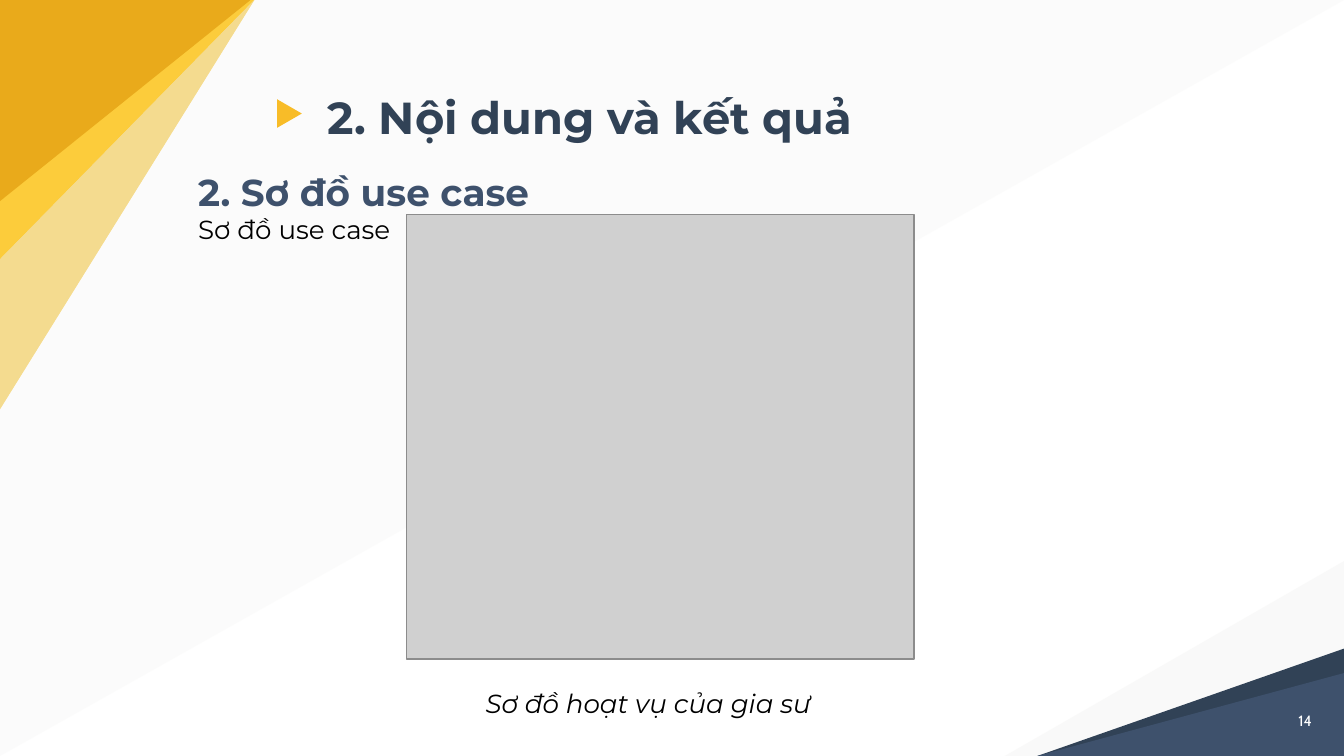
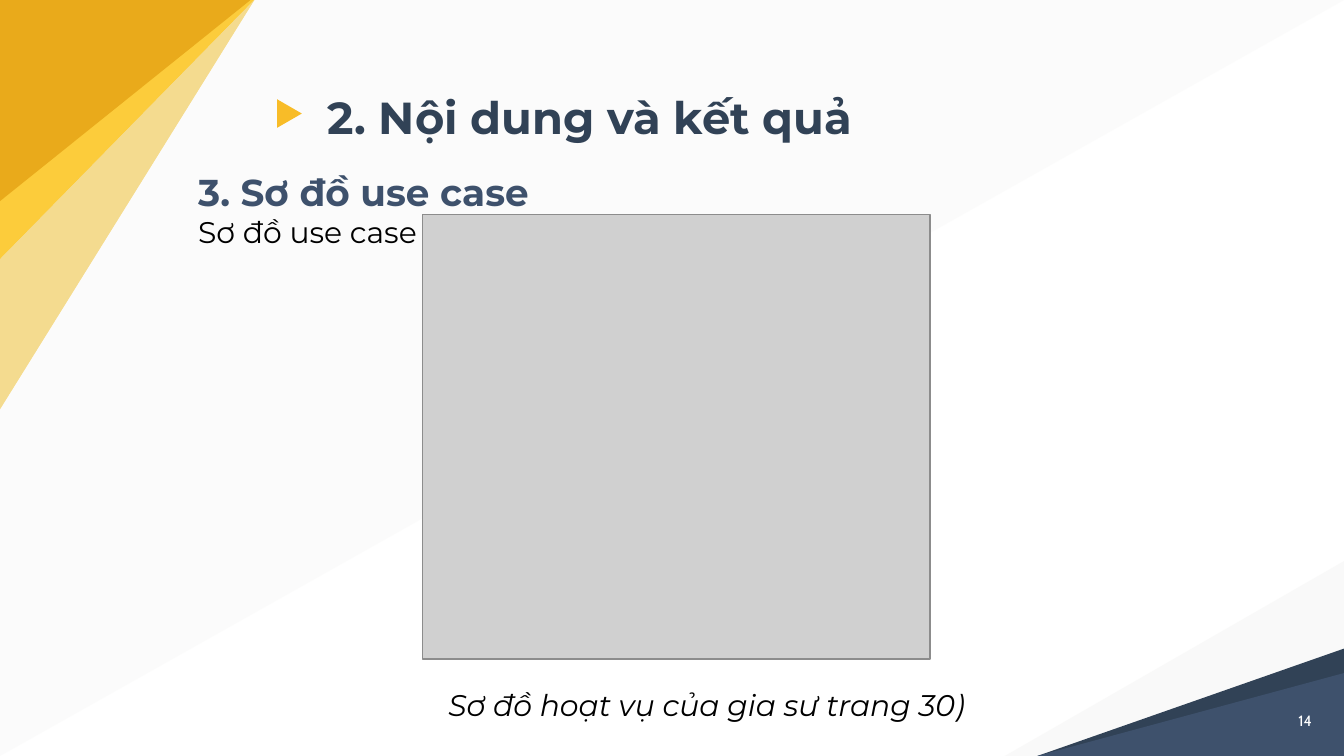
Before and after one commit to nghiale1/CongDongGiaSu, a slide deck: slide 14 of docs/thuyetTrinh_LeMinhNghia_B1605229.pptx. Drawn at 1344x756 pixels with LibreOffice and Linux fonts; fonts in the diff are those of the drawing; grey boxes stand for pictures. Boxes give left, top, right and bottom in pixels: in the first picture for what was removed or moved away, otherwise in the second. Text is boxed around its words. In the diff, an @@ line names an element or a change of style, - is before the commit and + after.

```diff
--- a/docs/thuyetTrinh_LeMinhNghia_B1605229.pptx
+++ b/docs/thuyetTrinh_LeMinhNghia_B1605229.pptx
@@ text at [198, 175, 529, 216]: text changed @@
-2. Sơ đồ use case
+3. Sơ đồ use case
@@ text at [198, 219, 417, 243]: size 14 to 16 pt in "Sơ đồ use case" @@
@@ picture: place and size @@
-picture at [406, 215, 914, 660]
+picture at [422, 215, 930, 660]
@@ text at [448, 692, 965, 722]: text changed; size 14 to 16 pt @@
-Sơ đồ hoạt vụ của gia sư
+Sơ đồ hoạt vụ của gia sư trang 30)
```
Also in this commit, not shown: 19 other slides changed, 7 slides added, 2 slides removed, 34 other files.
